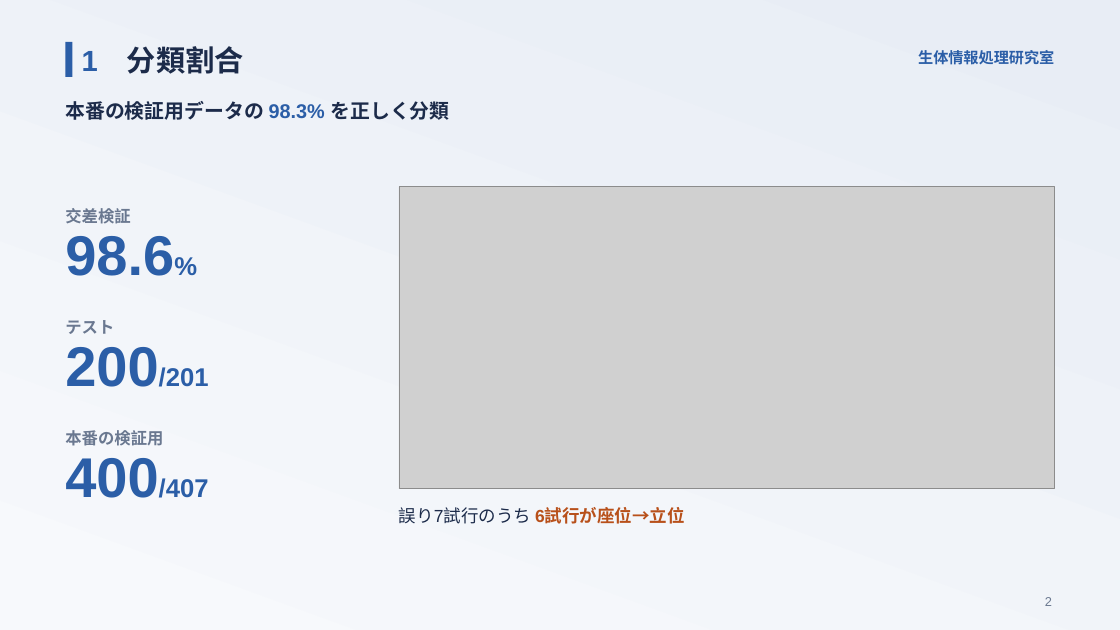
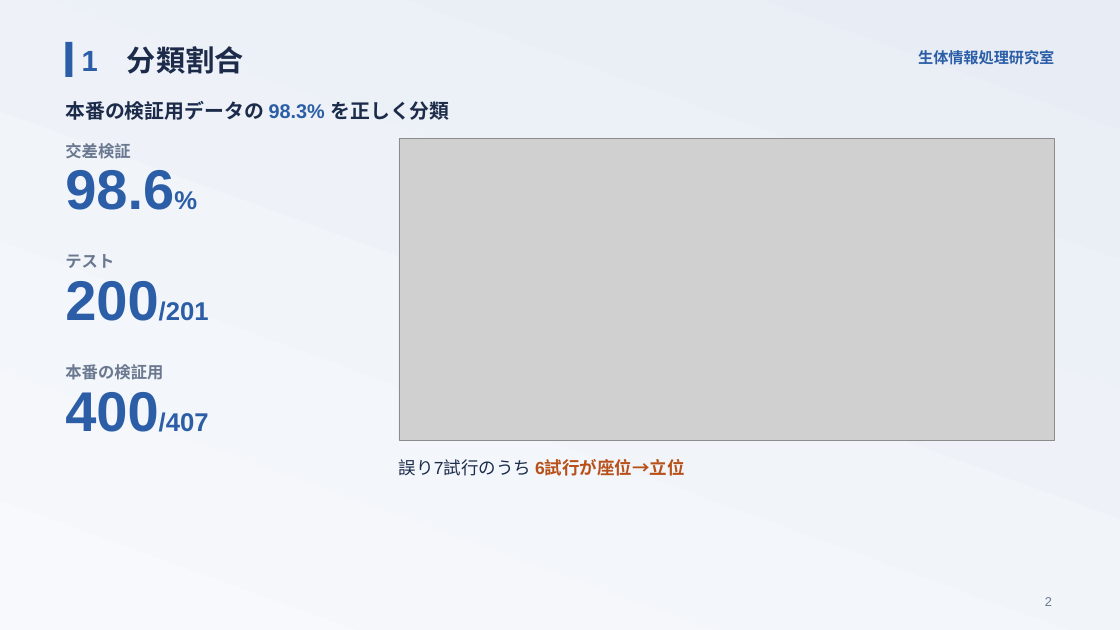
Before and after one commit to takuto-nohara/DataScienceContest, a slide deck: slide 2 of presentation/final_seitailab.pptx. Drawn at 1120x630 pixels with LibreOffice and Linux fonts; fonts in the diff are those of the drawing; grey boxes stand for pictures. Boxes give left, top, right and bottom in pixels: in the first picture for what was removed or moved away, otherwise in the second. Text is boxed around its words. In the diff, an @@ line names an element or a change of style, - is before the commit and + after.

```diff
--- a/presentation/final_seitailab.pptx
+++ b/presentation/final_seitailab.pptx
@@ picture: place and size @@
-picture at (399, 187, 1055, 489)
+picture at (399, 139, 1055, 441)
@@ 6 texts: place and size @@
-6 texts at (65, 208, 209, 498)
+6 texts at (65, 143, 209, 432)
@@ text "誤り7試行のうち 6試行が座位→立位": place and size @@
-text "誤り7試行のうち 6試行が座位→立位" at (399, 507, 685, 524)
+text "誤り7試行のうち 6試行が座位→立位" at (399, 459, 685, 476)
```
Also in this commit, not shown: 6 other slides changed, 12 other files.
